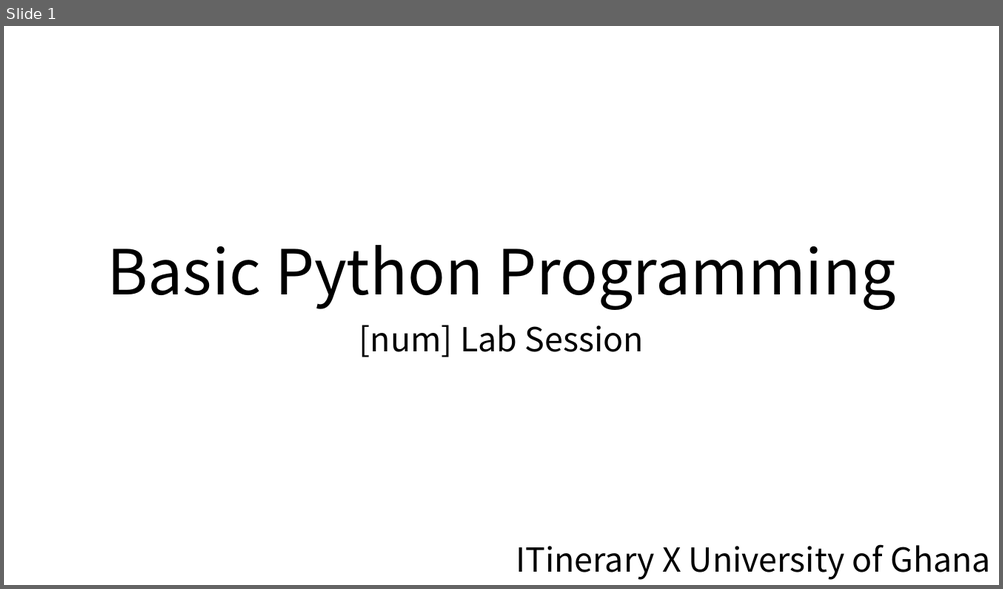
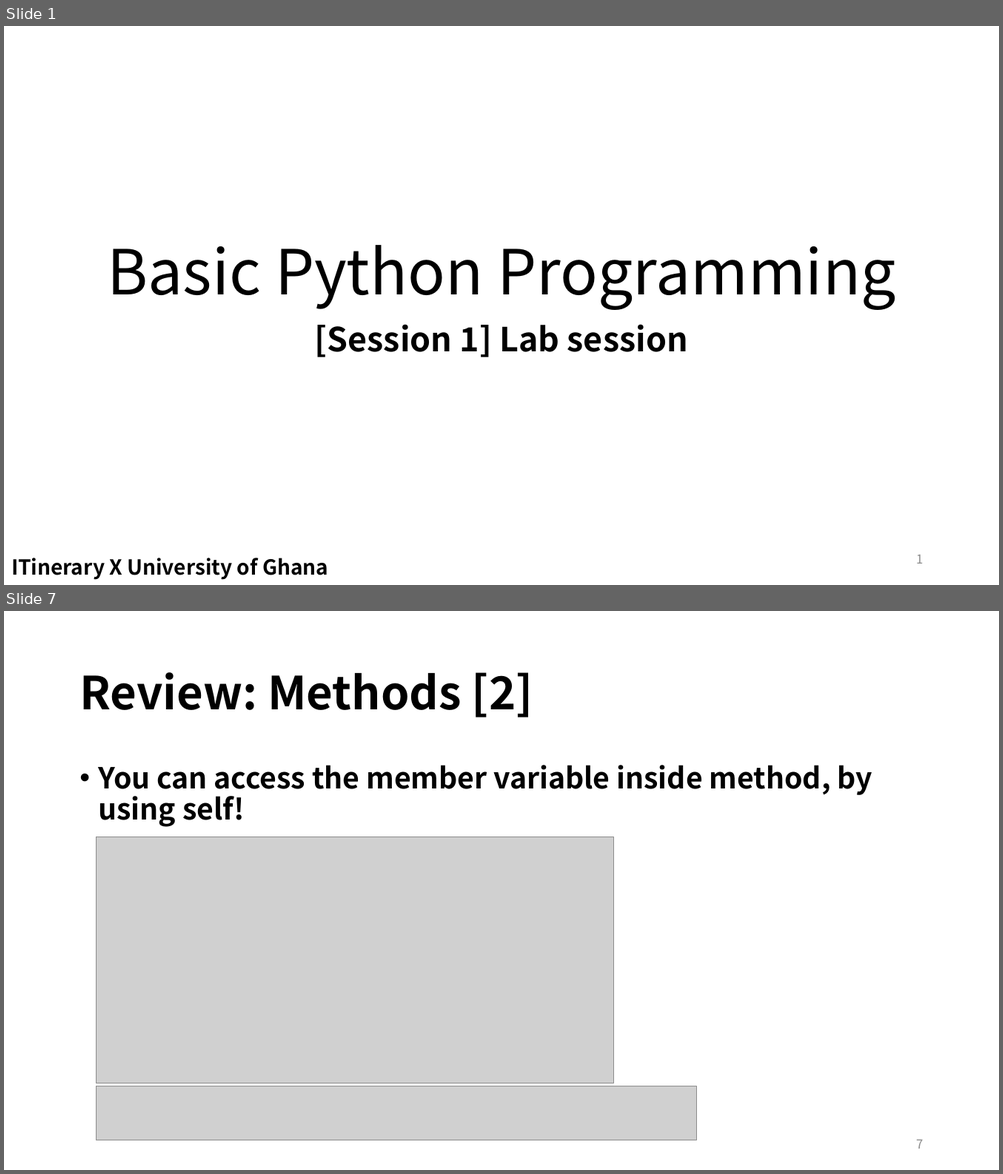
Before and after one commit to EunSeong-Park/EunSeong-Park.github.io, a slide deck: contents/2020_ITinerary/assets/session_1/labsession.pptx. Shown one above the other, each under a label of ours: slide 1 before the commit, slides 1 and 7 after it; the slides between them are not shown. The pictures are 1003x589 and 1003x1174 pixels, drawn with LibreOffice and Linux fonts; fonts in the diff are those of the drawing; grey boxes stand for pictures. Boxes give left, top, right and bottom in pixels: in the first picture for what was removed or moved away, otherwise in the second. Text is boxed around its words. In the diff, an @@ line names an element or a change of style, - is before the commit and + after.

```diff
--- a/contents/2020_ITinerary/assets/session_1/labsession.pptx
+++ b/contents/2020_ITinerary/assets/session_1/labsession.pptx
@@ slide 7 added at [4, 611, 999, 1170], background #FFFFFF @@
@@ title added at [79, 672, 533, 718], 44 pt, text #000000, bold @@
+Review: Methods [2]
@@ text added at [99, 765, 872, 827], 28 pt, text #000000, bold @@
+• You can access the member variable inside method, by using self!
@@ picture added at [96, 837, 614, 1083] @@
@@ picture added at [96, 1087, 697, 1141] @@
@@ page number added at [916, 1140, 922, 1149], 12 pt, text #8C8C8C @@
+7
@@ slide 1 changed as well @@
@@ subtitle at [315, 324, 688, 358]: text changed; bold on @@
-[num] Lab Session
+[Session 1] Lab session
@@ text "ITinerary X University of Ghana": place and size @@
-text "ITinerary X University of Ghana" at [515, 545, 990, 580]
+text "ITinerary X University of Ghana" at [11, 558, 328, 580]
@@ text "ITinerary X University of Ghana" at [11, 558, 328, 580]: size 32 to 20 pt, bold on; alignment right to left @@
@@ page number added at [916, 555, 922, 564], 12 pt, text #8C8C8C @@
+1
```
Also in this commit, not shown: 1 other slide changed, 15 other slides added, 5 slides removed, 15 other files.
